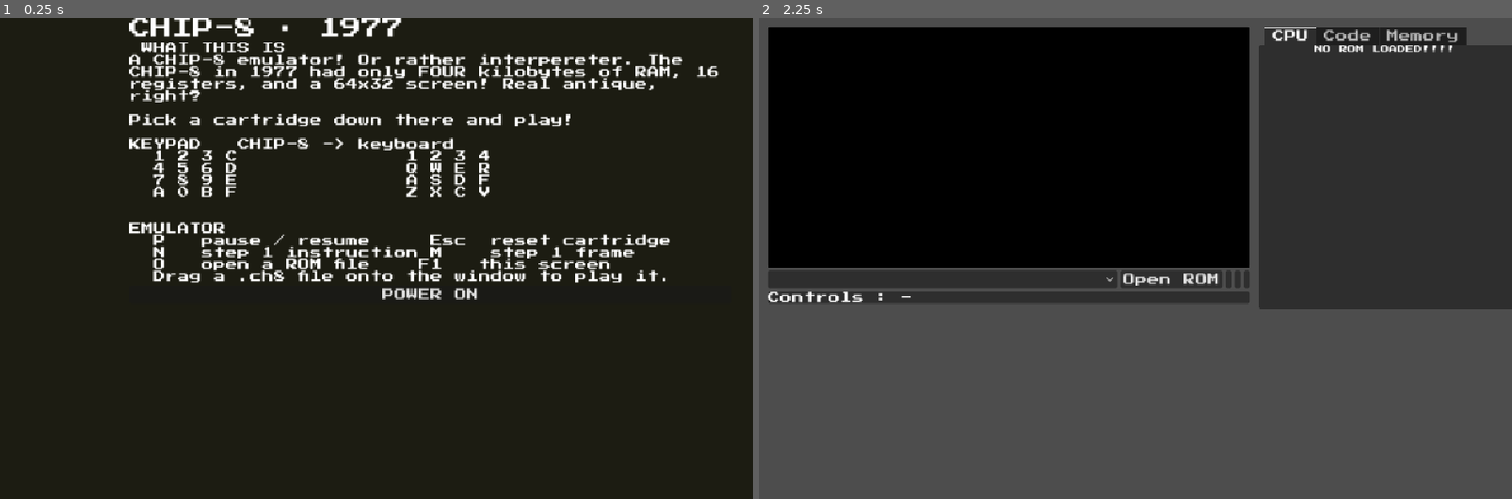
Above: before the commit, frames 1-2 (left to right).
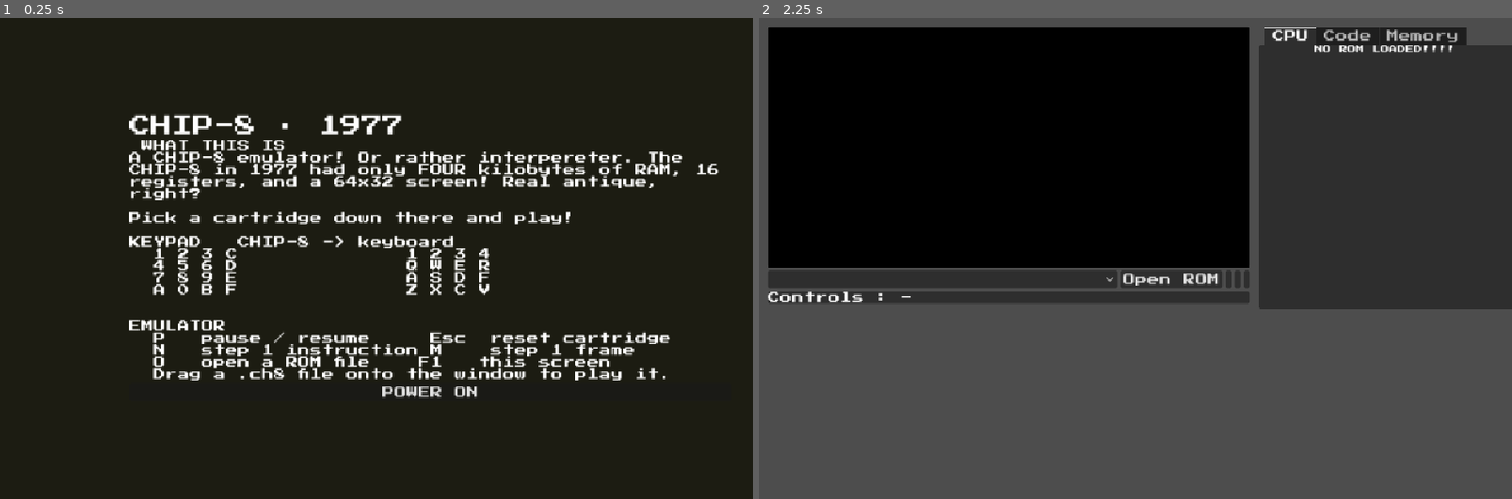
Above: after the commit, the same moments.

Repository: UnderstoodUseYourUsernameHere/chip-8-emulator
Game: Godot game, scene res://scenes/main.tscn
Two runs of this game, one before a commit and one after it. Both use one fixed random seed, a clock stepped at 60 frames per second and the inputs below.
Inputs (mouse positions are in pixels of both pictures, inside the frame that each line leads up to):
- Up to frame 1 (0.25 s): no input
- Up to frame 2 (2.25 s): click "Open ROM" at 0.5 s; click (939, 277) at 1.25 s; click "POWER ON" at 2 s

The runs differ from the first frame. In frame 1, 15% of the frame differs, in the area x 17-96%, y 0-80%; in frame 2, nothing differs.
Error before the commit: Out of bounds get index '0' (on base: 'PackedByteArray') (res://scripts/main.gd:337)
Error after the commit: Out of bounds get index '0' (on base: 'PackedByteArray') (res://scripts/main.gd:372)

Commit message:
Open external ROMs via file dialog and drag-and-drop

Diff:
--- a/scenes/main.tscn
+++ b/scenes/main.tscn
@@ -143,7 +143,6 @@
 
 [node name="CenterContainer" type="CenterContainer" parent="HelpOverlay" unique_id=1686378302]
 layout_mode = 2
-size_flags_vertical = 0
 
 [node name="VBoxContainer" type="VBoxContainer" parent="HelpOverlay/CenterContainer" unique_id=433034145]
 custom_minimum_size = Vector2(800, 300)
--- a/scripts/main.gd
+++ b/scripts/main.gd
@@ -68,6 +68,7 @@
 var display_wait_enabled := true
 var drew_this_frame := false
 
+var open_dialog := FileDialog.new()
 
 var beep := AudioStreamPlayer.new()
 
@@ -176,6 +177,16 @@
 	rom_picker.item_selected.connect(_on_rom_selected)
 	rom_picker.focus_mode = Control.FOCUS_NONE
 
+func setup_open_dialog() -> void:
+	open_dialog.file_mode = FileDialog.FILE_MODE_OPEN_FILE
+	open_dialog.access = FileDialog.ACCESS_FILESYSTEM
+	open_dialog.filters = PackedStringArray(["*.ch8 ; CHIP-8 ROM"])
+	open_dialog.title = "Open CHIP-8 ROM"
+	open_dialog.file_selected.connect(load_external_rom)
+	add_child(open_dialog)
+	get_window().files_dropped.connect(_on_files_dropped)
+	%OpenButton.pressed.connect(open_rom_dialog)
+
 func _on_rom_selected(index: int) -> void:
 	if index < 0 or index >= rom_names.size():
 		return
@@ -184,6 +195,27 @@
 		breakpoints.clear()
 	current_rom = next_path
 	rom_loaded = load_rom(current_rom)
+
+func open_rom_dialog() -> void:
+	paused = true
+	open_dialog.popup_centered(Vector2i(720, 460))
+
+func _on_files_dropped(files: PackedStringArray) -> void:
+	for f in files:
+		if f.get_extension().to_lower() == "ch8":
+			load_external_rom(f)
+			return
+	status = "Drop a .ch8 file in here."
+
+func load_external_rom(path: String) -> void:
+	if path != current_rom:
+		breakpoints.clear()
+	current_rom = path
+	rom_loaded = load_rom(path)
+	if rom_loaded:
+		rom_picker.select(-1)
+		%ControlsLabel.text = "Controls: unknown - watch USES in the CPU tab"
+		paused = false
 
 func _input(event: InputEvent) -> void:
 	if event is InputEventMouseButton:
@@ -235,6 +267,9 @@
 
 		KEY_F1:
 			show_help(true)
+
+		KEY_0:
+			open_rom_dialog()
 
 		_:
 			return
@@ -360,6 +395,7 @@
 	setup_screen()
 	setup_sound()
 	setup_picker()
+	setup_open_dialog()
 	setup_toolbar()
 	_on_rom_selected(0)
 	breakpoint_edit.text_submitted.connect(_on_breakpoint_submitted)
